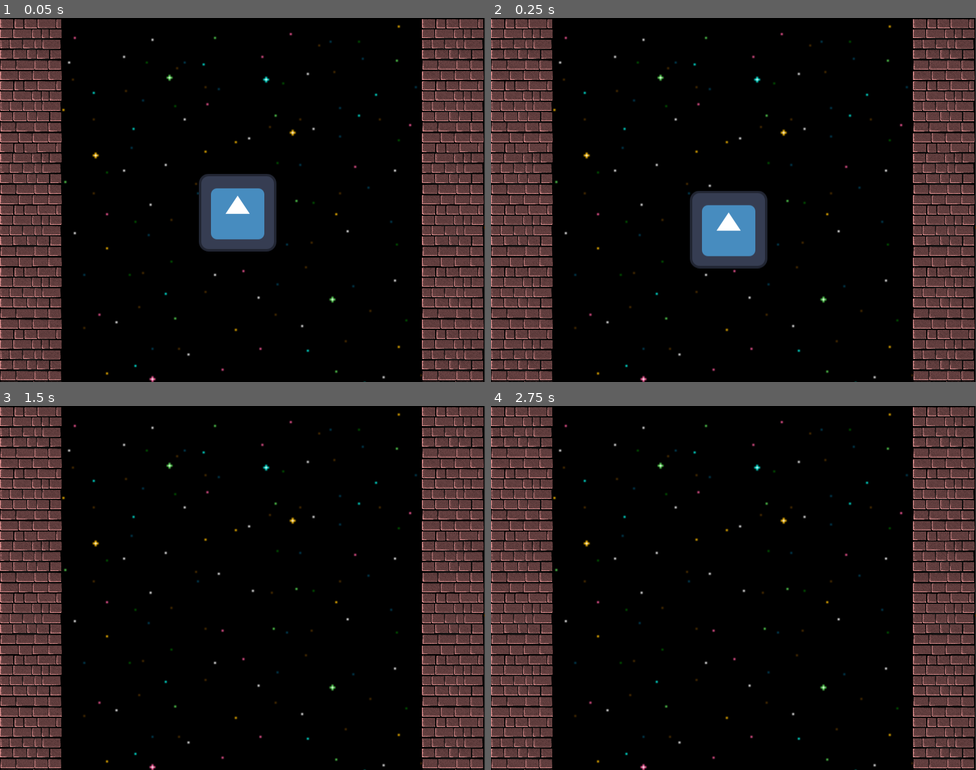
Above: before the commit, frames 1-4 (two rows, left to right).
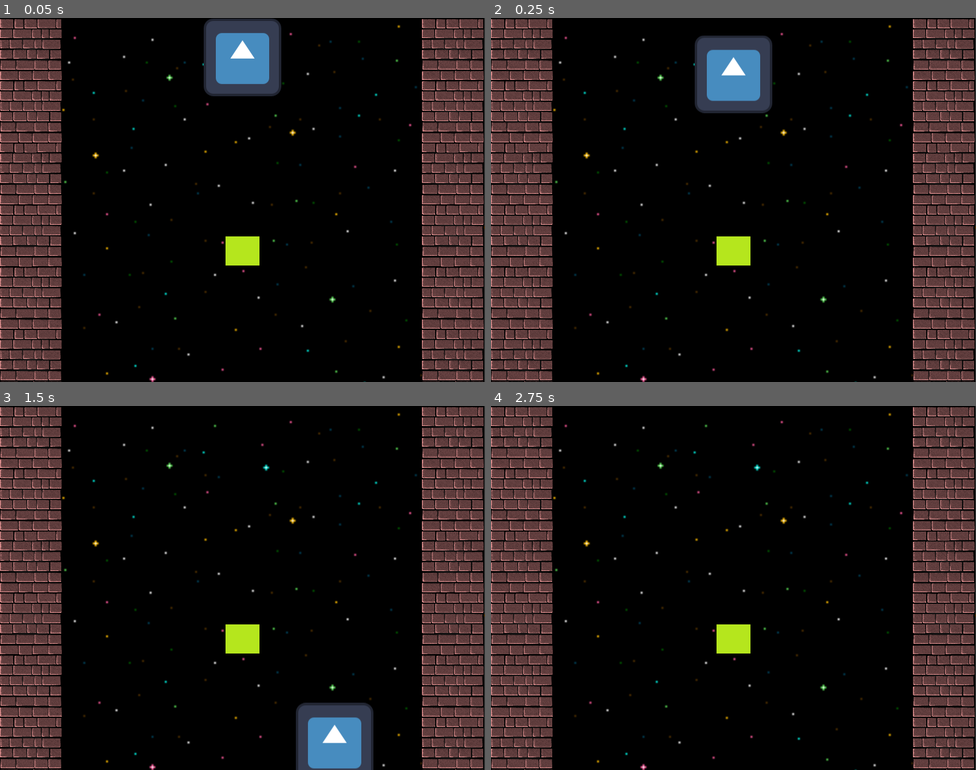
Above: after the commit, the same moments.

Repository: arko-poet/godot-games
Game: Godot game, scene res://tower.tscn
Two runs of this game, one before a commit and one after it. Both use one fixed random seed, a clock stepped at 60 frames per second and the inputs below. The project has no main scene, so this scene is started directly. The engine's default icon, where the game draws it, is replaced by a stand-in: a white triangle on a blue panel in a dark square.
Inputs:
- Up to frame 1 (0.05 s): no input
- Up to frame 2 (0.25 s): no input
- Up to frame 3 (1.5 s): hold D (move_right) 0.53-1.28 s; hold A (move_left) from 1.28 s (still down)
- Up to frame 4 (2.75 s): tap Enter at 2 s; release A (move_left) at 2.03 s; hold D (move_right) from 2.03 s (still down)

The runs differ from the first frame. In frame 1, 7.0% of the frame differs, in the area x 41-58%, y 0-68%; in frame 2, 6.7%; in frame 3, 3.5%; in frame 4, 0.6%.

Commit message:
feat(tower): add one way collision floors

Diff:
--- /dev/null
+++ b/tower/floor.tscn
@@ -0,0 +1,19 @@
+[gd_scene format=3 uid="uid://o8cc4b4ta3kf"]
+
+[ext_resource type="Texture2D" uid="uid://pcsg5haicg5x" path="res://sprites/green.png" id="1_oj3tl"]
+
+[sub_resource type="RectangleShape2D" id="RectangleShape2D_cgngl"]
+size = Vector2(48, 48)
+
+[node name="Floor" type="StaticBody2D" unique_id=886591708]
+collision_layer = 4
+collision_mask = 0
+
+[node name="Sprite" type="Sprite2D" parent="." unique_id=1631435384]
+position = Vector2(9.536748e-07, -1.4901161e-08)
+scale = Vector2(47.999996, 48.000004)
+texture = ExtResource("1_oj3tl")
+
+[node name="Collision" type="CollisionShape2D" parent="." unique_id=61855673]
+shape = SubResource("RectangleShape2D_cgngl")
+one_way_collision = true
--- a/tower/project.godot
+++ b/tower/project.godot
@@ -41,6 +41,7 @@
 
 2d_physics/layer_1="player"
 2d_physics/layer_2="wall"
+2d_physics/layer_3="floor"
 
 [physics]
 
--- a/tower/tower.tscn
+++ b/tower/tower.tscn
@@ -6,6 +6,7 @@
 [ext_resource type="Texture2D" uid="uid://dvl5oqupugse3" path="res://sprites/brickwall.png" id="4_jbe1c"]
 [ext_resource type="Script" uid="uid://dlk4ojdr4qufi" path="res://player.gd" id="5_lny5m"]
 [ext_resource type="Texture2D" uid="uid://bjwsakoadnovr" path="res://icon.svg" id="6_4ibu2"]
+[ext_resource type="PackedScene" uid="uid://o8cc4b4ta3kf" path="res://floor.tscn" id="7_4ibu2"]
 
 [sub_resource type="RectangleShape2D" id="RectangleShape2D_jbe1c"]
 size = Vector2(104, 600)
@@ -73,8 +74,8 @@
 shape = SubResource("RectangleShape2D_vxmma")
 
 [node name="Player" type="CharacterBody2D" parent="." unique_id=314330960]
-position = Vector2(392, 320)
-collision_mask = 2
+position = Vector2(400, 64)
+collision_mask = 6
 script = ExtResource("5_lny5m")
 metadata/_edit_group_ = true
 
@@ -83,3 +84,7 @@
 
 [node name="CollisionShape2D" type="CollisionShape2D" parent="Player" unique_id=61578451]
 shape = SubResource("RectangleShape2D_tdbe0")
+
+[node name="Floor" parent="." unique_id=886591708 instance=ExtResource("7_4ibu2")]
+position = Vector2(399.99997, 384)
+scale = Vector2(1.1666543, 1)
Binary file added: tower/sprites/green.png
Not shown, added: tower/sprites/green.png.import
